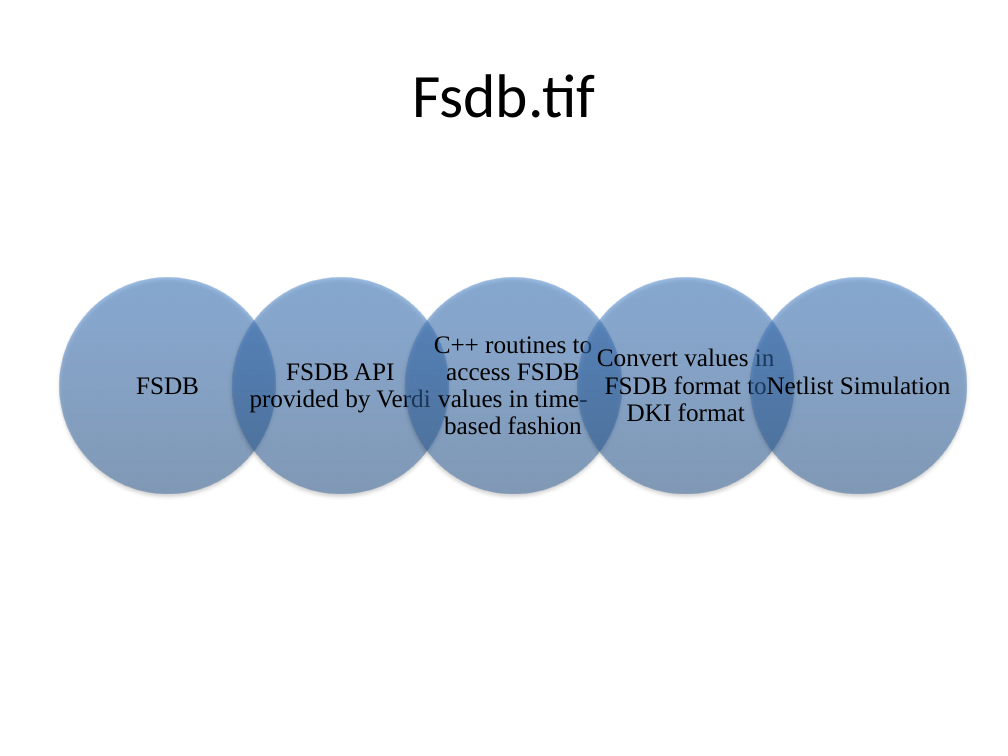
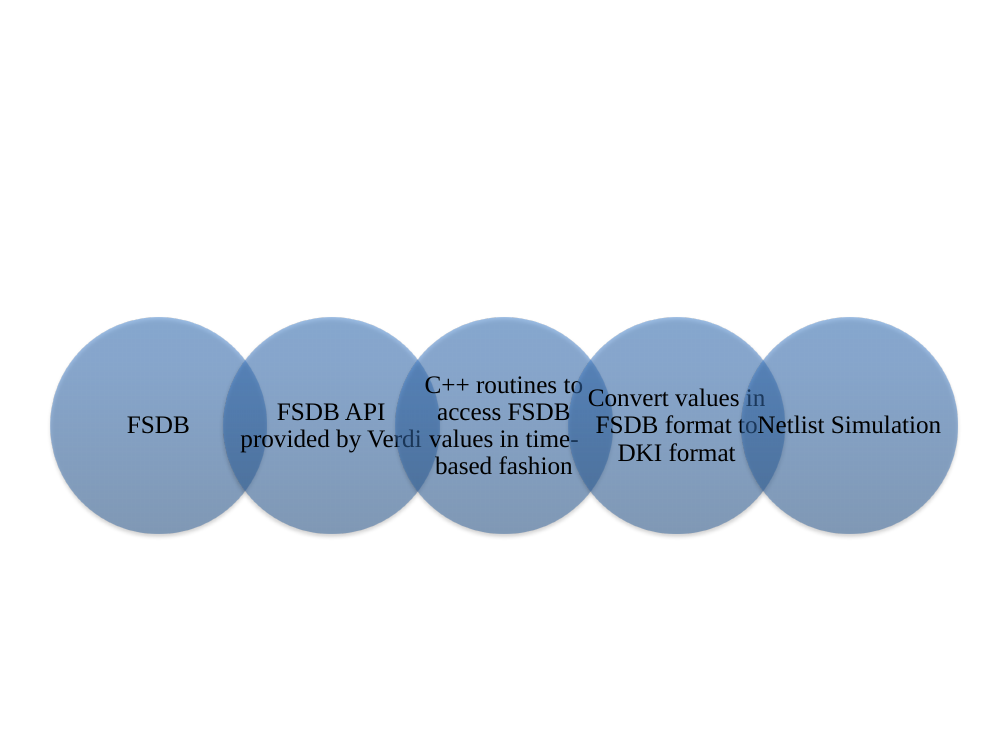
Before and after one commit to miramohan/thesis_first, a slide deck: slide 13 of pptFigures.pptx (slide 12 before the commit). Drawn at 1008x756 pixels with LibreOffice and Linux fonts; fonts in the diff are those of the drawing. Boxes give left, top, right and bottom in pixels: in the first picture for what was removed or moved away, otherwise in the second. Text is boxed around its words. In the diff, an @@ line names an element or a change of style, - is before the commit and + after.

```diff
--- a/pptFigures.pptx
+++ b/pptFigures.pptx
@@ title removed at bbox=[412, 74, 595, 118] @@
-Fsdb.tif
@@ 5 texts, 5 ellipses: place and size @@
-5 texts, 5 ellipses at bbox=[59, 278, 967, 494]
+5 texts, 5 ellipses at bbox=[50, 318, 958, 533]
```
Also in this commit, not shown: 1 other slide changed, 1 slide added.
